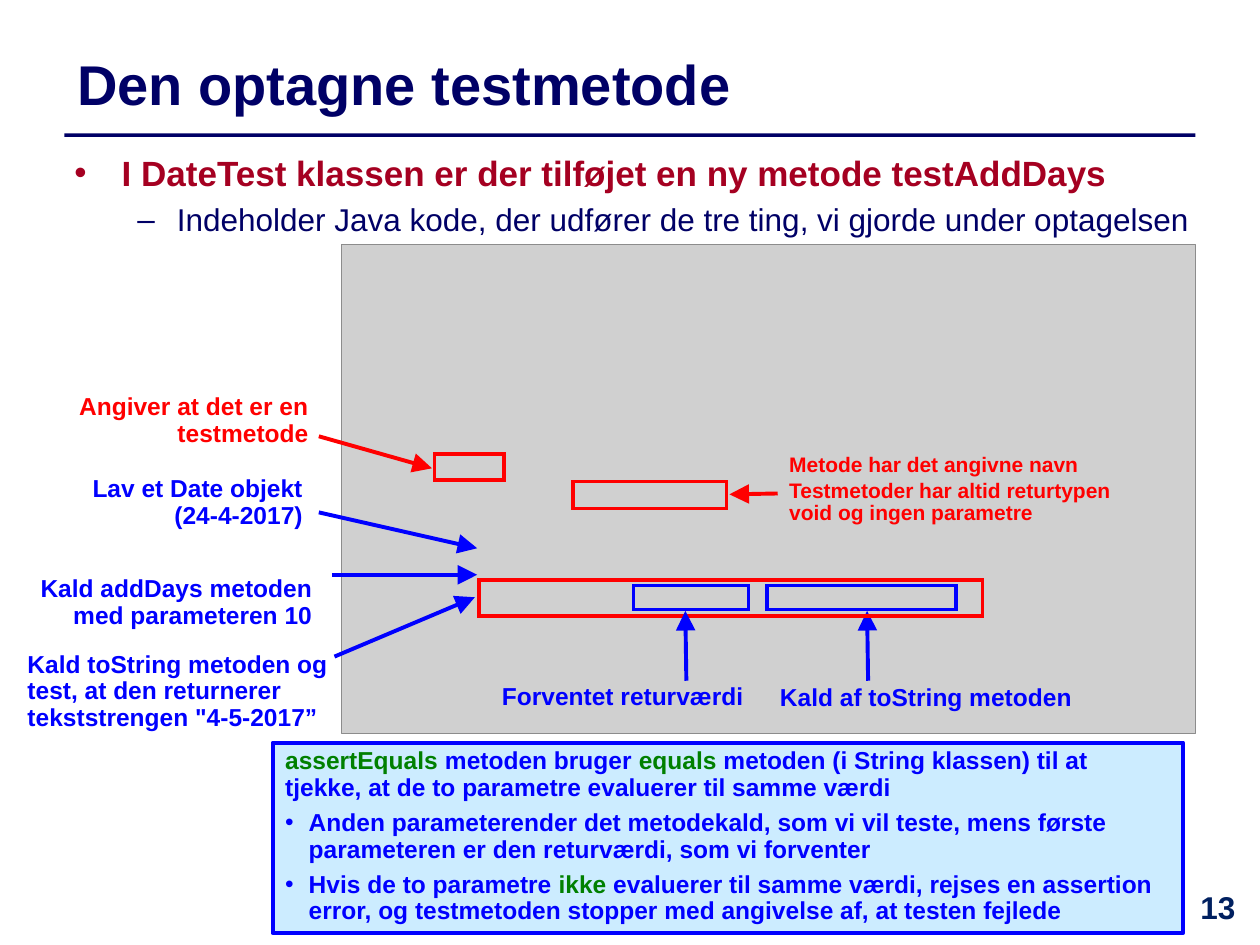
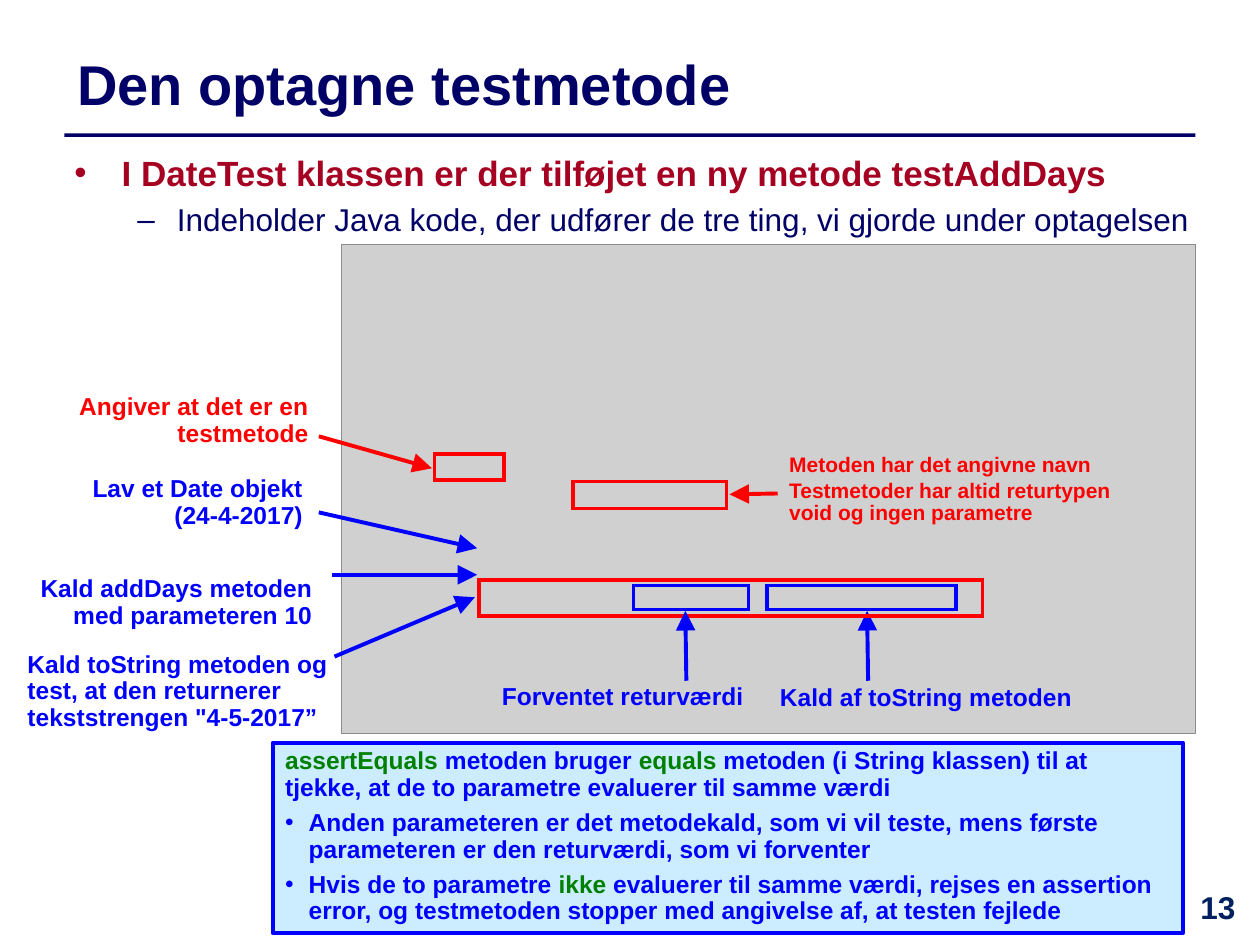
Before and after one commit to IntProgAU/Materiale, a slide deck: slide 13 of web/e21/uge_10/Slides-Uge10.pptx. Drawn at 1260x945 pixels with LibreOffice and Linux fonts; fonts in the diff are those of the drawing; grey boxes stand for pictures. Boxes give left, top, right and bottom in pixels: in the first picture for what was removed or moved away, otherwise in the second. Text is boxed around its words. In the diff, an @@ line names an element or a change of style, - is before the commit and + after.

```diff
--- a/web/e21/uge_10/Slides-Uge10.pptx
+++ b/web/e21/uge_10/Slides-Uge10.pptx
@@ text at box(789, 456, 1091, 476): text changed @@
-Metode har det angivne navn
+Metoden har det angivne navn
@@ text in rectangle at box(309, 813, 1098, 863): text changed @@
-• Anden parameterender det metodekald, som vi vil teste, mens første parameteren er den returværdi, som vi forventer
+• Anden parameteren er det metodekald, som vi vil teste, mens første parameteren er den returværdi, som vi forventer
```
Also in this commit, not shown: 9 other slides changed, 3 other files.
